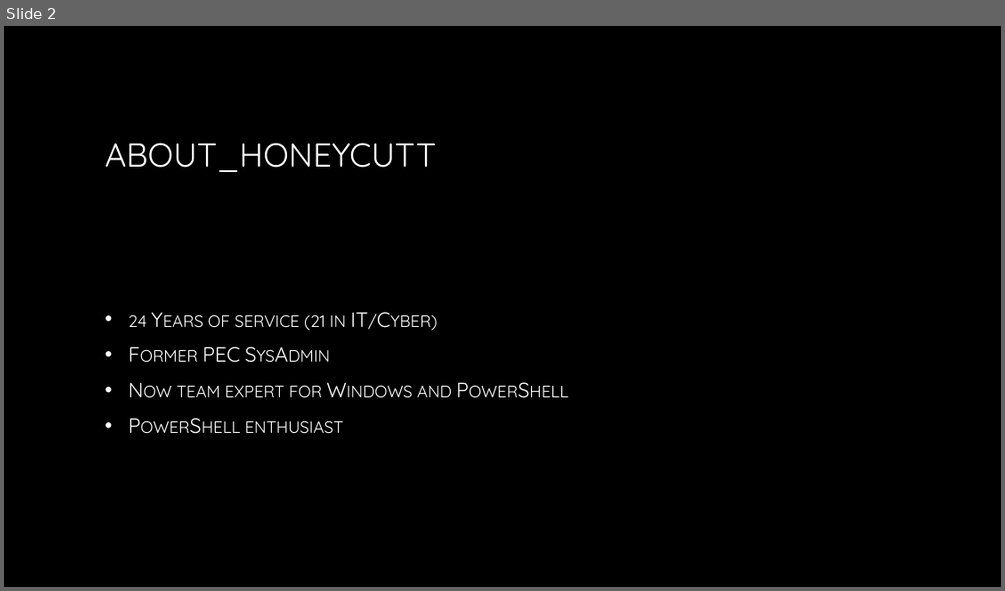
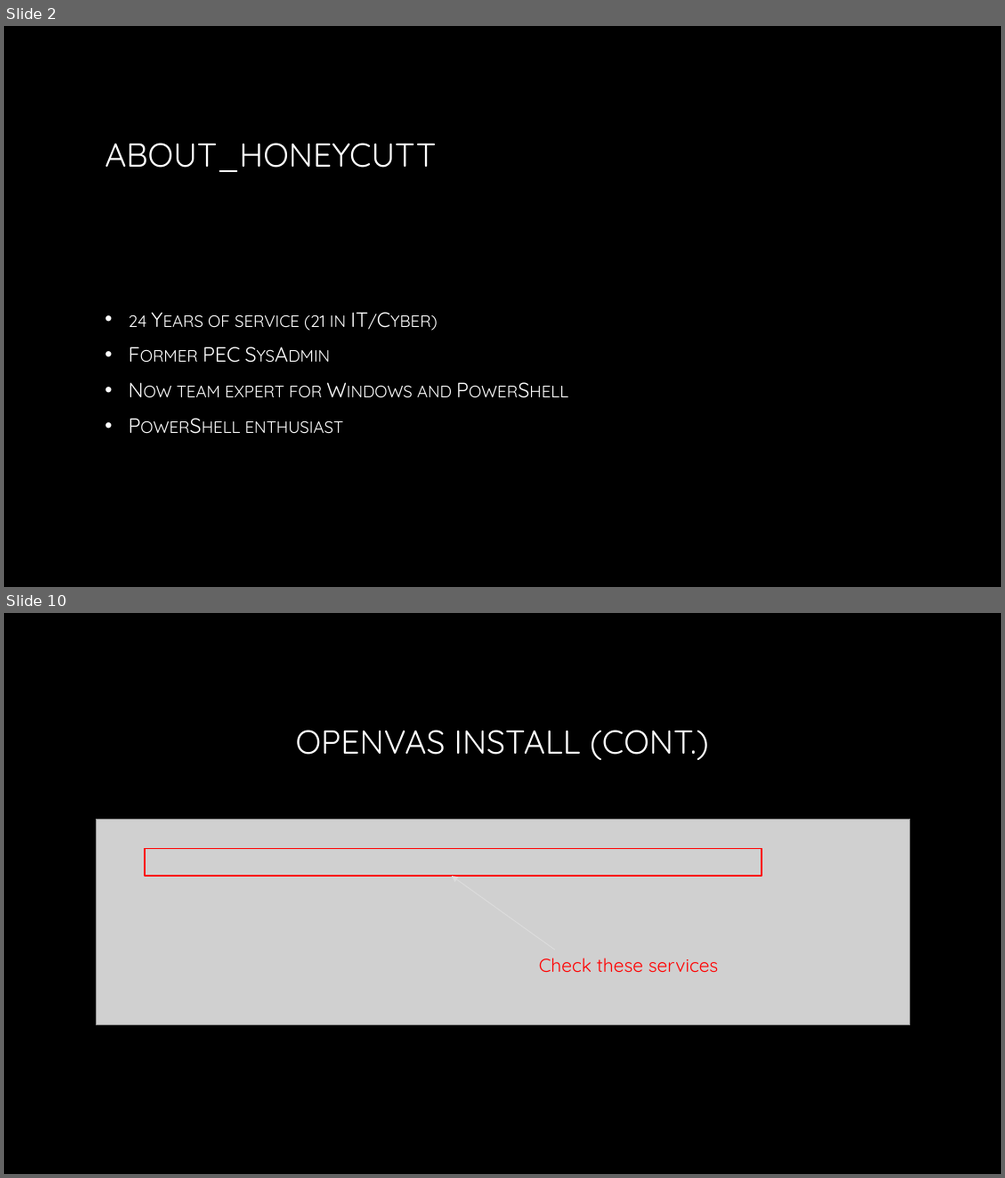
Before and after one commit to P0w3rChi3f/OpenVAS, a slide deck: Intro to Openvas.pptx. Shown one above the other, each under a label of ours: slide 2 before the commit, slides 2 and 10 after it; the slides between them are not shown. The pictures are 1005x591 and 1005x1178 pixels, drawn with LibreOffice and Linux fonts; fonts in the diff are those of the drawing; grey boxes stand for pictures; background and template pictures are left out. Boxes give left, top, right and bottom in pixels: in the first picture for what was removed or moved away, otherwise in the second. Text is boxed around its words. In the diff, an @@ line names an element or a change of style, - is before the commit and + after.

```diff
--- a/Intro to Openvas.pptx
+++ b/Intro to Openvas.pptx
@@ slide 10 added at [4, 613, 1001, 1174], background picture (left out) @@
@@ title added at [296, 730, 709, 760], 32 pt, text gradient #FFFFFF to #A6A6A6 @@
+OPENVAS INSTALL (CONT.)
@@ picture added at [96, 819, 910, 1025] @@
@@ rectangle added at [145, 849, 762, 876], outline #FF0000 1.5 pt @@
@@ arrow added from (554, 949) to (452, 876), #DDDDDD 0.75 pt @@
@@ text added at [539, 957, 719, 972], 18 pt, text #FF0000 @@
+Check these services
```
Also in this commit, not shown: 12 other slides added, 10 slides removed, 1 other file.
